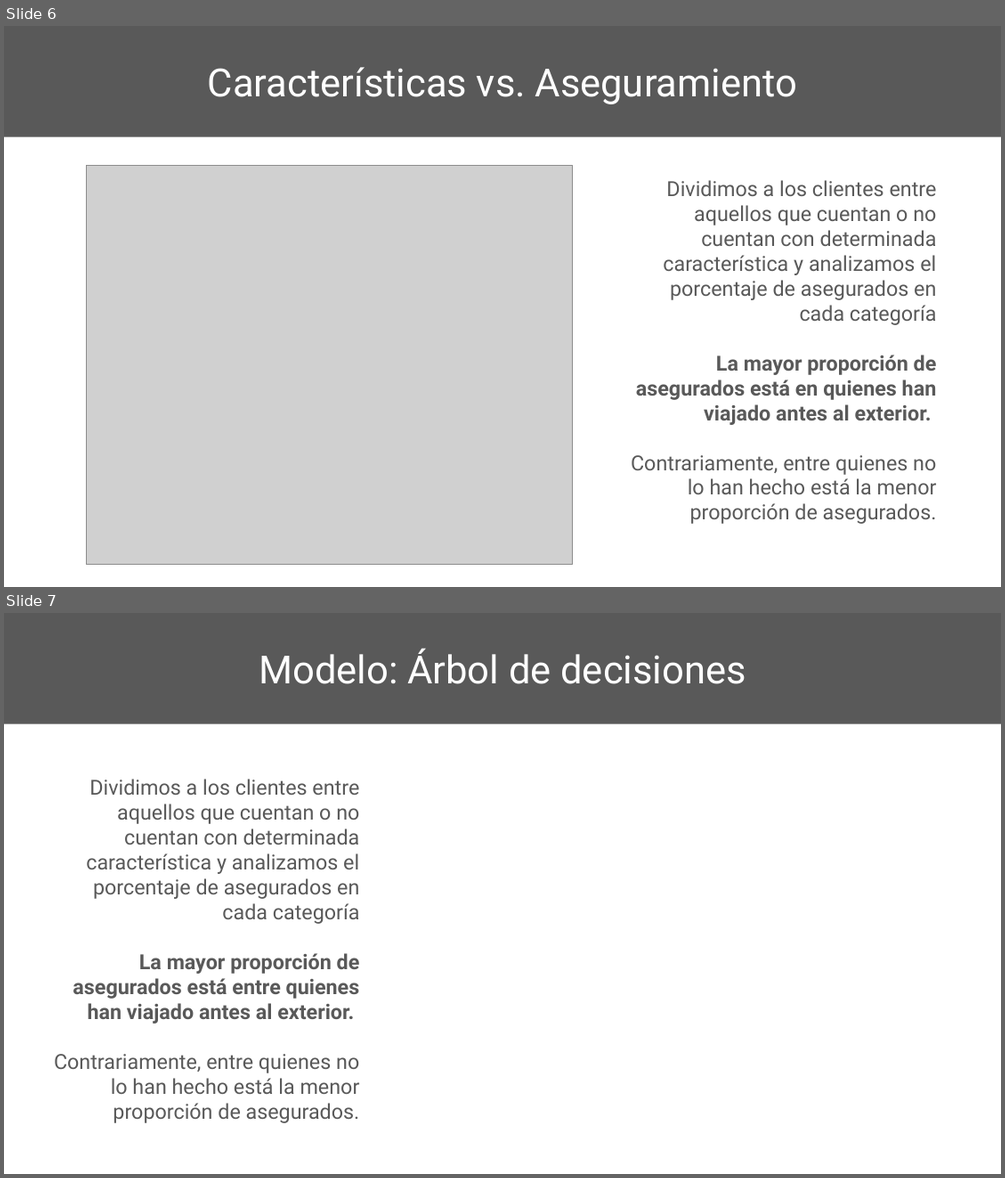
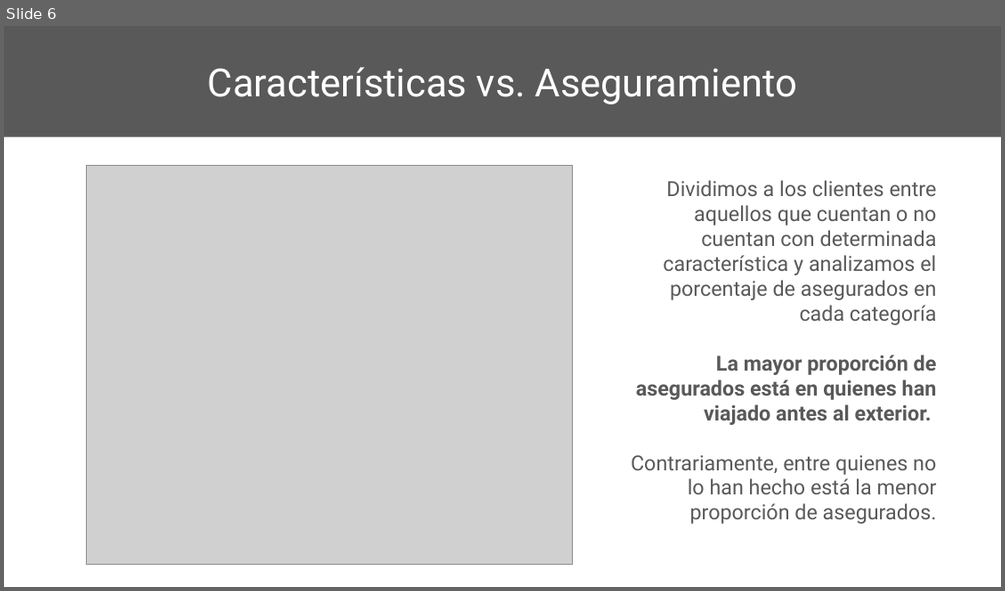
Before and after one commit to LeandroHornos/Travel-Insurance, a slide deck: Travel Insurance - Leandro Hornos.pptx. Shown one above the other, each under a label of ours: slides 6 and 7 before the commit, slide 6 after it. The pictures are 1005x1178 and 1005x591 pixels, drawn with LibreOffice and Linux fonts; fonts in the diff are those of the drawing; grey boxes stand for pictures. Boxes give left, top, right and bottom in pixels: in the first picture for what was removed or moved away, otherwise in the second. Text is boxed around its words. In the diff, an @@ line names an element or a change of style, - is before the commit and + after.

```diff
--- a/Travel Insurance - Leandro Hornos.pptx
+++ b/Travel Insurance - Leandro Hornos.pptx
@@ slide 7 removed at [4,613,1001,1174], background #FFFFFF @@
@@ title removed at [4,613,1001,723] @@
-Modelo: Árbol de decisiones
@@ text removed at [54,779,360,1123] @@
-Dividimos a los clientes entre aquellos que cuentan o no cuentan con determinada característica y analizamos el porcentaje de asegurados en cada categoría
-La mayor proporción de asegurados está entre quienes han viajado antes al exterior.
-Contrariamente, entre quienes no lo han hecho está la menor proporción de asegurados.
```
Also in this commit, not shown: 2 slides changed, 8 slides added, 2 other files.
